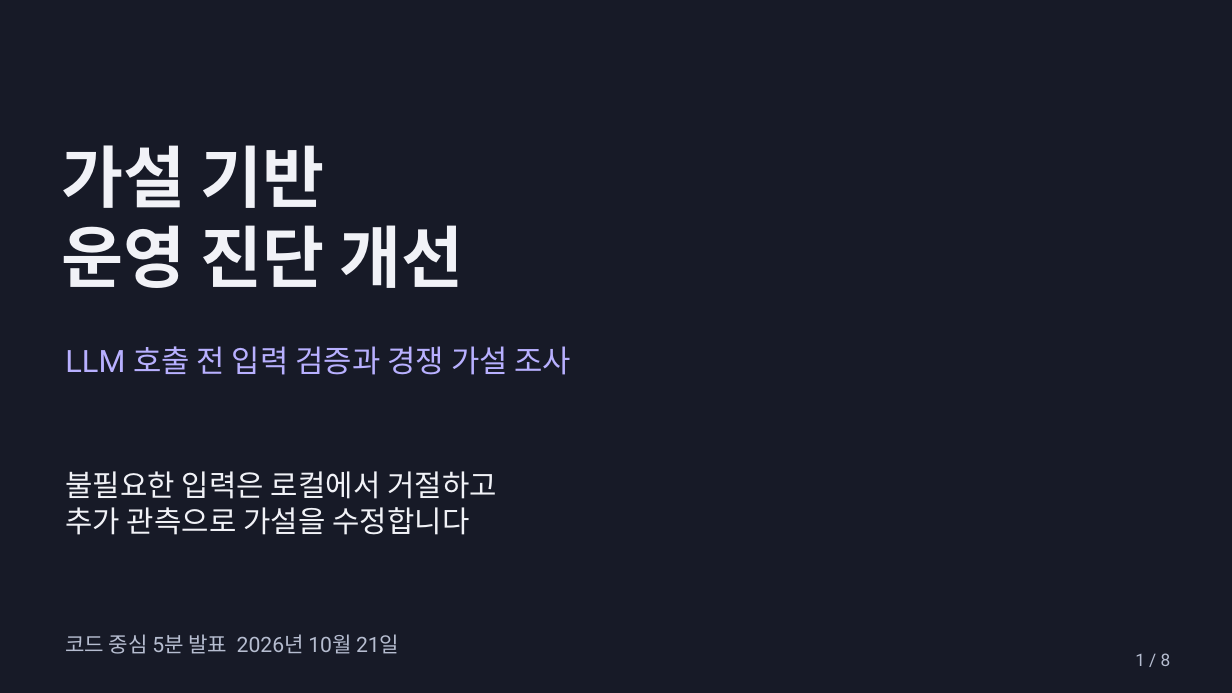
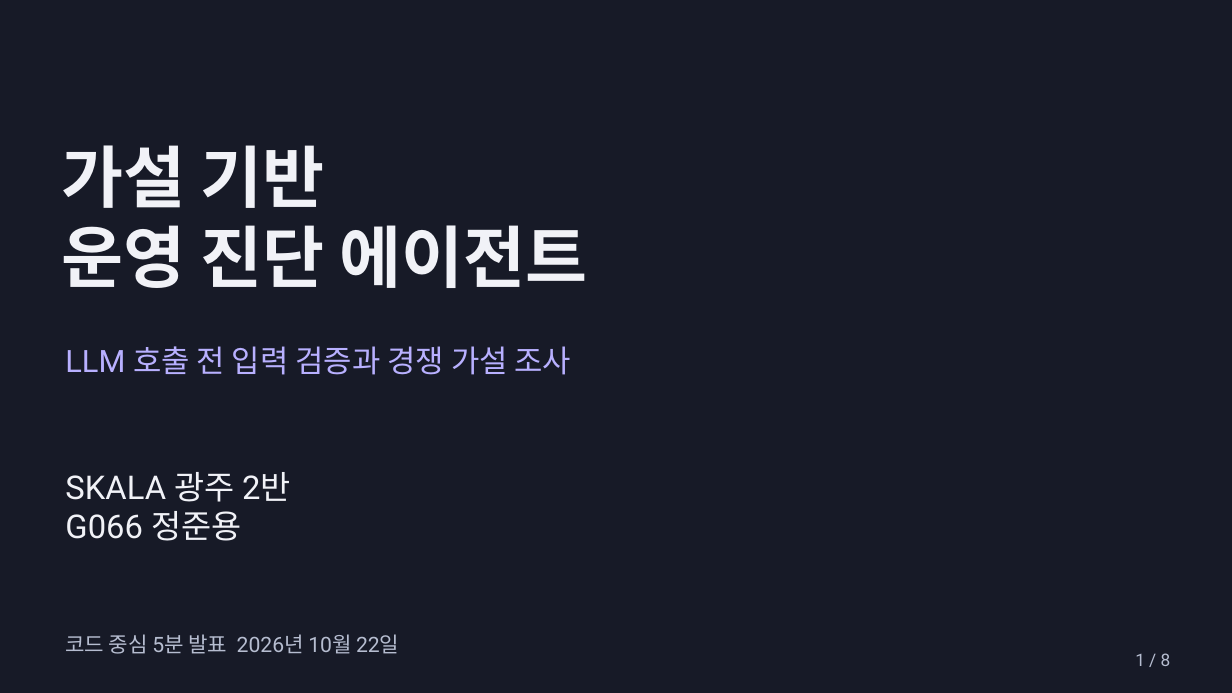
Before and after one commit to beshurl/skala-ai-mini-project, a slide deck: slide 1 of doc/presentation/운영진단_에이전트_5분발표.pptx. Drawn at 1232x693 pixels with LibreOffice and Linux fonts; fonts in the diff are those of the drawing. Boxes give left, top, right and bottom in pixels: in the first picture for what was removed or moved away, otherwise in the second. Text is boxed around its words. In the diff, an @@ line names an element or a change of style, - is before the commit and + after.

Commit message:
docs: README 기준 5분 PPT와 정준용 발표 멘트 갱신

```diff
--- a/doc/presentation/운영진단_에이전트_5분발표.pptx
+++ b/doc/presentation/운영진단_에이전트_5분발표.pptx
@@ text at [62, 225, 588, 288]: text changed @@
-운영 진단 개선
+운영 진단 에이전트
@@ text at [65, 472, 291, 541]: text changed; size 23.2 to 25.5 pt @@
-불필요한 입력은 로컬에서 거절하고
-추가 관측으로 가설을 수정합니다
+SKALA 광주 2반
+G066 정준용
@@ text at [65, 634, 399, 654]: text changed @@
-코드 중심 5분 발표 2026년 10월 21일
+코드 중심 5분 발표 2026년 10월 22일
```
Also in this commit, not shown: 6 other slides changed, 1 slide added, 1 slide removed, 2 other files.
